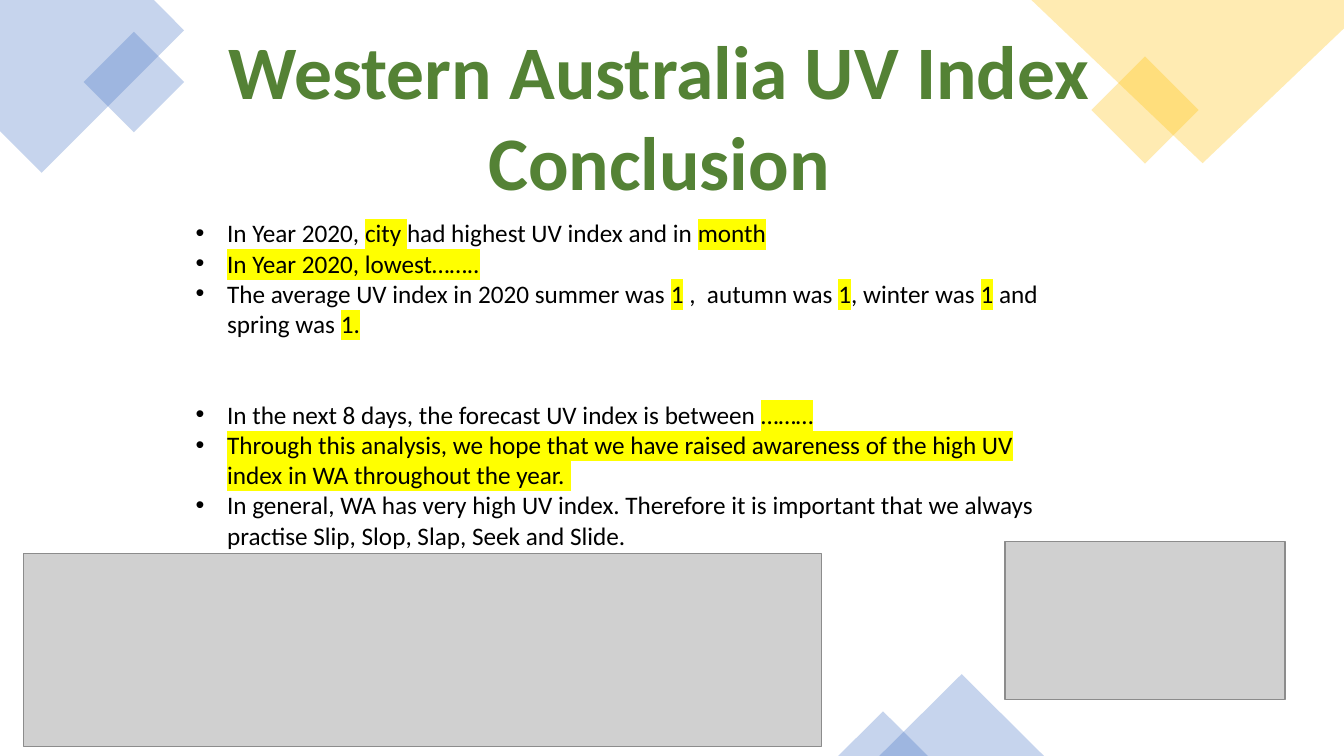
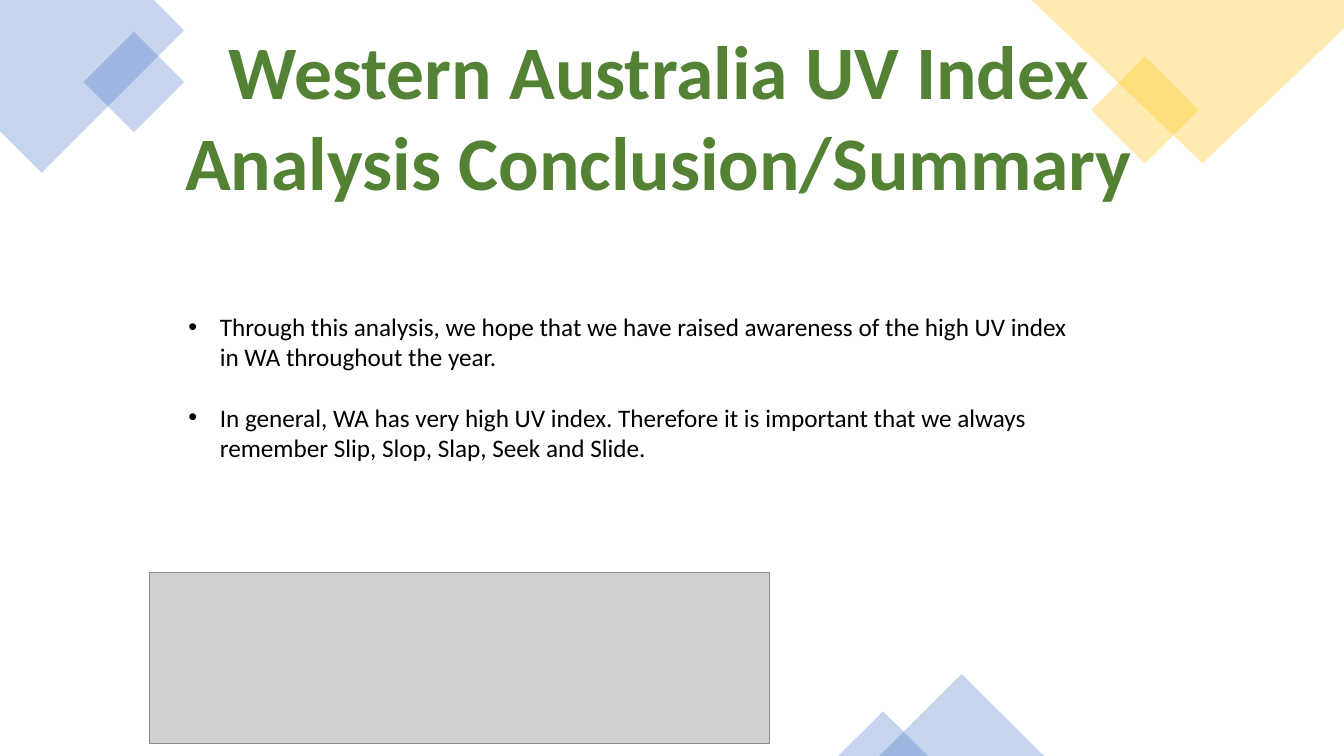
Before and after one commit to parastoorazavi/Data-Analytics-Project-2, a slide deck: slide 12 of Presentation.pptx (slide 9 before the commit). Drawn at 1344x756 pixels with LibreOffice and Linux fonts; fonts in the diff are those of the drawing; grey boxes stand for pictures. Boxes give left, top, right and bottom in pixels: in the first picture for what was removed or moved away, otherwise in the second. Text is boxed around its words. In the diff, an @@ line names an element or a change of style, - is before the commit and + after.

Commit message:
presentation

```diff
--- a/Presentation.pptx
+++ b/Presentation.pptx
@@ text "Western Australia UV Index": place and size @@
-text "Western Australia UV Index" at bbox=[228, 37, 1089, 191]
+text "Western Australia UV Index" at bbox=[185, 37, 1131, 202]
@@ text at bbox=[185, 128, 1131, 202]: text changed @@
-Conclusion
+Analysis Conclusion/Summary
@@ text at bbox=[227, 224, 1038, 428]: paragraphs removed @@
-• In Year 2020, city had highest UV index and in month
-• In Year 2020, lowest……..
-• The average UV index in 2020 summer was 1 , autumn was 1, winter was 1 and spring was 1.
-• In the next 8 days, the forecast UV index is between ………
@@ text "Through this analysis, we hope ...": place and size @@
-text "Through this analysis, we hope ..." at bbox=[227, 224, 1038, 549]
+text "Through this analysis, we hope ..." at bbox=[220, 318, 1066, 461]
@@ text at bbox=[220, 318, 1066, 371]: highlight #FFFF00 to none in "Through this analysis, we hope that we ..." @@
@@ text at bbox=[220, 409, 1025, 461]: text changed @@
-• In general, WA has very high UV index. Therefore it is important that we always practise Slip, Slop, Slap, Seek and Slide.
+• In general, WA has very high UV index. Therefore it is important that we always remember Slip, Slop, Slap, Seek and Slide.
@@ picture removed at bbox=[1005, 541, 1286, 700] @@
@@ picture: place and size @@
-picture at bbox=[24, 554, 822, 747]
+picture at bbox=[150, 573, 769, 743]
```
Also in this commit, not shown: 1 other slide changed, 3 slides added, 1 other file.
